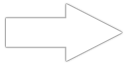
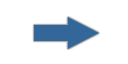
Layer changes from the first 128 × 64 image to the second:
painted on "Shape 2" over [6, 4, 122, 61]
